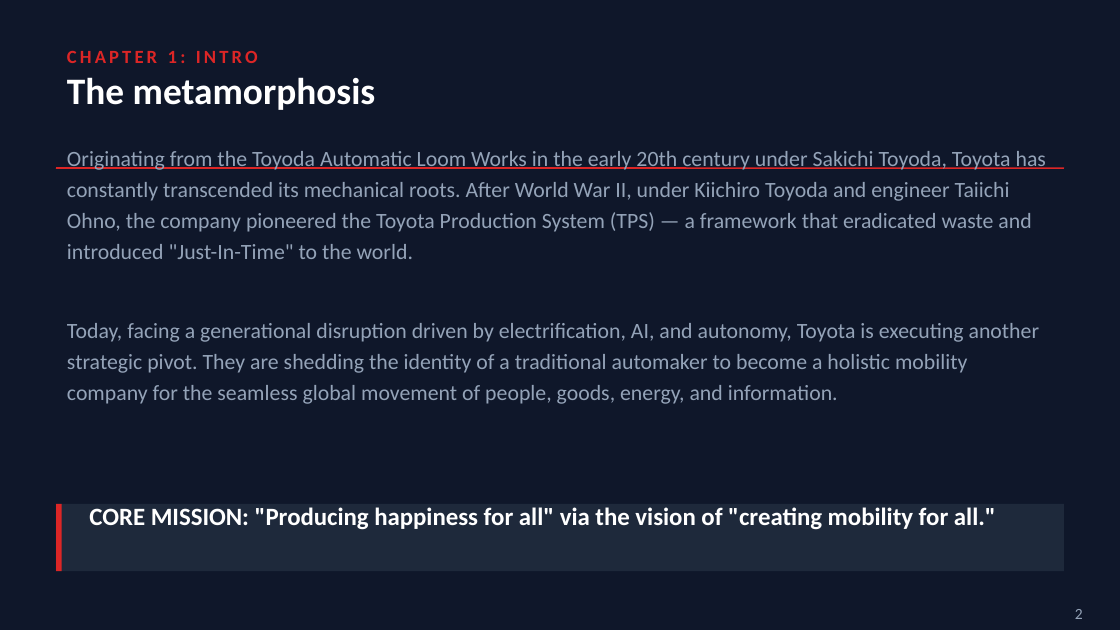
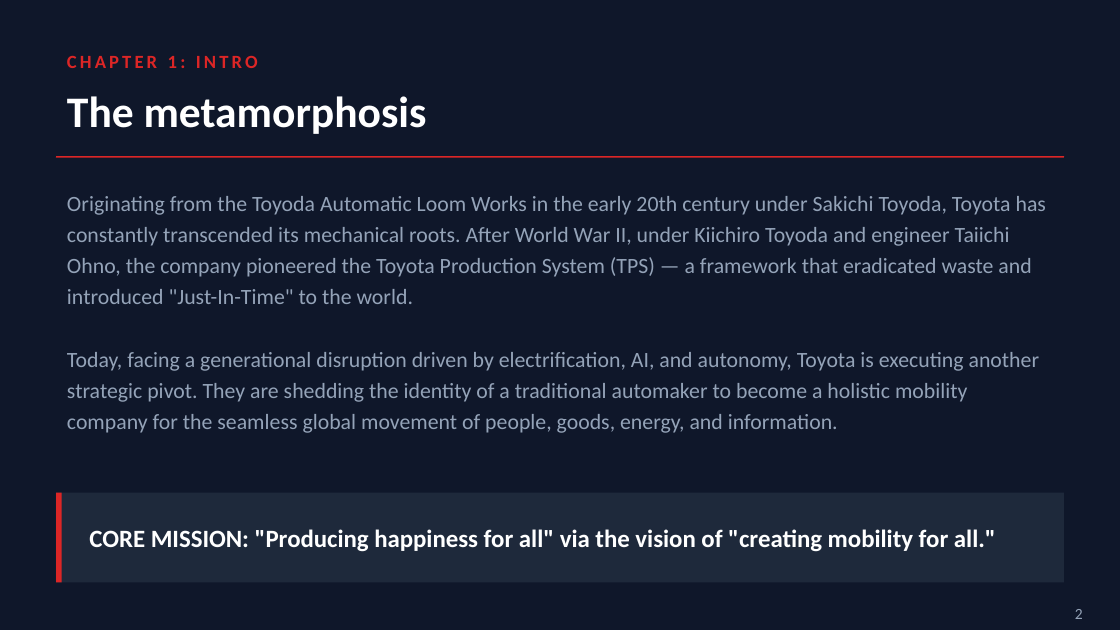
Before and after one commit to paymybills/EOMPresentation, a slide deck: slide 2 of EOM_Presentation.pptx. Drawn at 1120x630 pixels with LibreOffice and Linux fonts; fonts in the diff are those of the drawing. Boxes give left, top, right and bottom in pixels: in the first picture for what was removed or moved away, otherwise in the second. Text is boxed around its words. In the diff, an @@ line names an element or a change of style, - is before the commit and + after.

```diff
--- a/EOM_Presentation.pptx
+++ b/EOM_Presentation.pptx
@@ text "CHAPTER 1: INTRO" at [67,56,258,68]: vertical alignment middle to top @@
@@ text "The metamorphosis": place and size @@
-text "The metamorphosis" at [67,77,376,110]
+text "The metamorphosis" at [67,96,427,134]
@@ text "The metamorphosis" at [67,96,427,134]: size 24 to 28 pt; vertical alignment middle to top @@
@@ text "Originating from the Toyoda Automatic ..." at [67,196,1046,433]: vertical alignment middle to top @@
@@ line moved from (56, 168) - (1064, 168) to (56, 157) - (1064, 157) @@
@@ text "Originating from the Toyoda Automatic ...": place and size @@
-text "Originating from the Toyoda Automatic ..." at [67,151,1046,259]
+text "Originating from the Toyoda Automatic ..." at [67,196,1046,433]
@@ text removed at [67,323,1040,404] @@
-Today, facing a generational disruption driven by electrification, AI, and autonomy, Toyota is executing another strategic pivot. They are shedding the identity of a traditional automaker to become a holistic mobility company for the seamless global movement of people, goods, energy, and information.
@@ text at [67,352,1040,433]: paragraph added @@
+Today, facing a generational disruption driven by electrification, AI, and autonomy, Toyota is executing another strategic pivot. They are shedding the identity of a traditional automaker to become a holistic mobility company for the seamless global movement of people, goods, energy, and information.
@@ rectangle: place and size @@
-rectangle at [56,504,1064,571]
+rectangle at [56,493,1064,582]
@@ rectangle: place and size @@
-rectangle at [56,504,62,571]
+rectangle at [56,493,62,582]
@@ text "CORE MISSION: "Producing happiness for ...": place and size @@
-text "CORE MISSION: "Producing happiness for ..." at [89,507,996,530]
+text "CORE MISSION: "Producing happiness for ..." at [89,529,996,552]
```
Also in this commit, not shown: 16 other slides changed, 1 other file.
